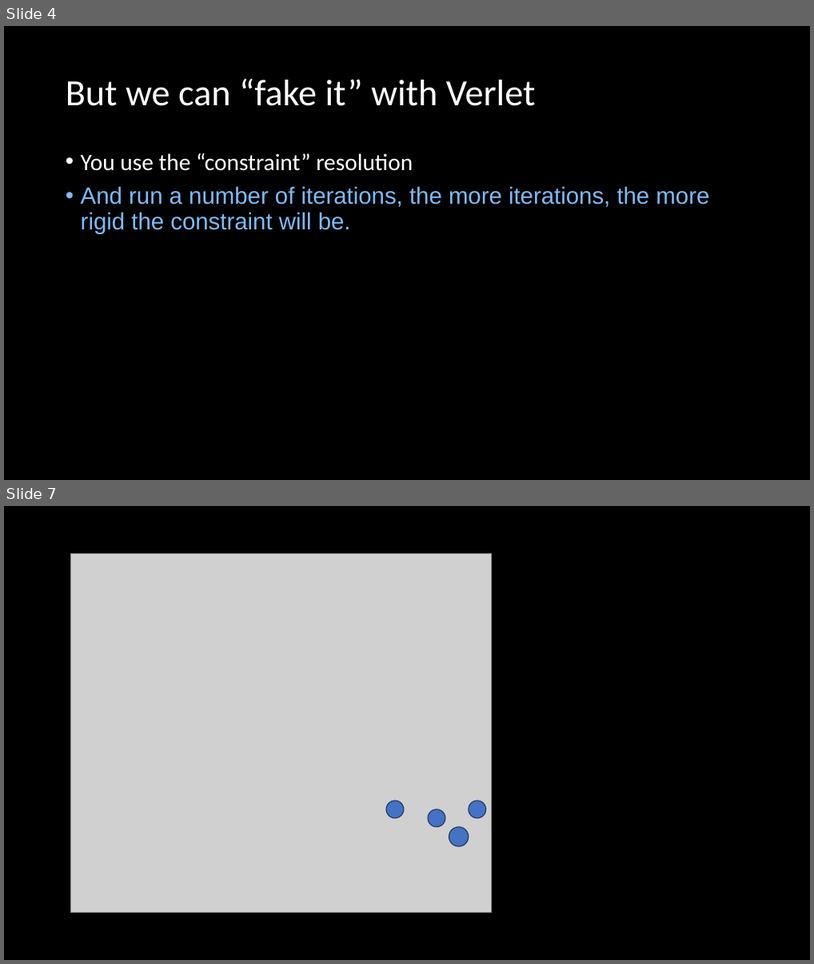
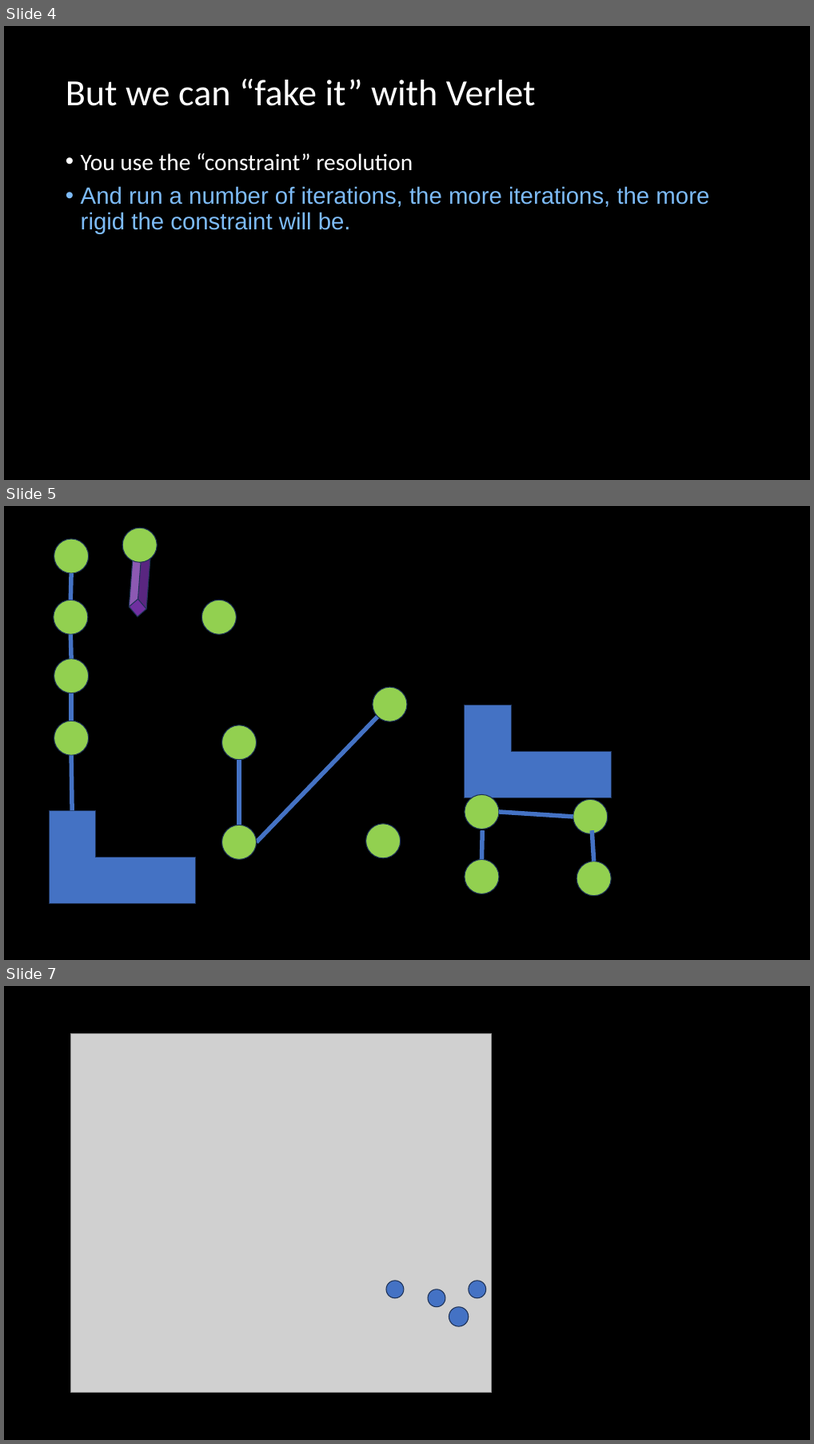
Before and after one commit to FeeneyCodes/GDP202324, a slide deck: 6022_Phys 2/D2D/W04 (constraints)/Constraints.pptx. Shown one above the other, each under a label of ours: slides 4 and 7 before the commit, slides 4, 5 and 7 after it; the slides between them are not shown. The pictures are 814x964 and 814x1444 pixels, drawn with LibreOffice and Linux fonts; fonts in the diff are those of the drawing; grey boxes stand for pictures. Boxes give left, top, right and bottom in pixels: in the first picture for what was removed or moved away, otherwise in the second. Text is boxed around its words. In the diff, an @@ line names an element or a change of style, - is before the commit and + after.

```diff
--- a/6022_Phys 2/D2D/W04 (constraints)/Constraints.pptx
+++ b/6022_Phys 2/D2D/W04 (constraints)/Constraints.pptx
@@ slide 5 added at (x1=4, y1=506, x2=810, y2=960), background #000000 @@
@@ ellipse added at (x1=122, y1=528, x2=157, y2=562), fill #92D050, outline #1E3256 1 pt @@
@@ ellipse added at (x1=54, y1=539, x2=89, y2=573), fill #92D050, outline #1E3256 1 pt @@
@@ cube added at (x1=105, y1=547, x2=174, y2=616), fill #7030A0, outline #1E3256 1 pt @@
@@ line added from (71, 573) to (70, 600), #4472C4 5.25 pt @@
@@ ellipse added at (x1=54, y1=600, x2=88, y2=634), fill #92D050, outline #1E3256 1 pt @@
@@ ellipse added at (x1=202, y1=600, x2=236, y2=634), fill #92D050, outline #1E3256 1 pt @@
@@ line added from (70, 634) to (71, 659), #4472C4 5.25 pt @@
@@ ellipse added at (x1=54, y1=659, x2=89, y2=693), fill #92D050, outline #1E3256 1 pt @@
@@ line added from (71, 693) to (71, 720), #4472C4 5.25 pt @@
@@ ellipse added at (x1=373, y1=687, x2=407, y2=721), fill #92D050, outline #1E3256 1 pt @@
@@ ellipse added at (x1=54, y1=720, x2=89, y2=756), fill #92D050, outline #1E3256 1 pt @@
@@ line added from (256, 842) to (378, 716), #4472C4 5.25 pt @@
@@ corner added at (x1=465, y1=705, x2=612, y2=798), fill #4472C4, outline #1E3256 1 pt @@
@@ ellipse added at (x1=222, y1=725, x2=256, y2=760), fill #92D050, outline #1E3256 1 pt @@
@@ line added from (71, 756) to (72, 810), #4472C4 5.25 pt @@
@@ line added from (239, 760) to (239, 825), #4472C4 5.25 pt @@
@@ corner added at (x1=49, y1=810, x2=196, y2=904), fill #4472C4, outline #1E3256 1 pt @@
@@ ellipse added at (x1=465, y1=795, x2=499, y2=829), fill #92D050, outline #1E3256 1 pt @@
@@ line added from (574, 816) to (499, 812), #4472C4 5.25 pt @@
@@ ellipse added at (x1=574, y1=800, x2=608, y2=834), fill #92D050, outline #1E3256 1 pt @@
@@ ellipse added at (x1=222, y1=825, x2=256, y2=860), fill #92D050, outline #1E3256 1 pt @@
@@ ellipse added at (x1=366, y1=824, x2=401, y2=858), fill #92D050, outline #1E3256 1 pt @@
@@ line added from (482, 830) to (482, 860), #4472C4 5.25 pt @@
@@ line added from (593, 830) to (594, 861), #4472C4 5.25 pt @@
@@ ellipse added at (x1=465, y1=860, x2=499, y2=894), fill #92D050, outline #1E3256 1 pt @@
@@ ellipse added at (x1=577, y1=861, x2=611, y2=896), fill #92D050, outline #1E3256 1 pt @@
```
Also in this commit, not shown: 2 slides changed, 52 other files.
